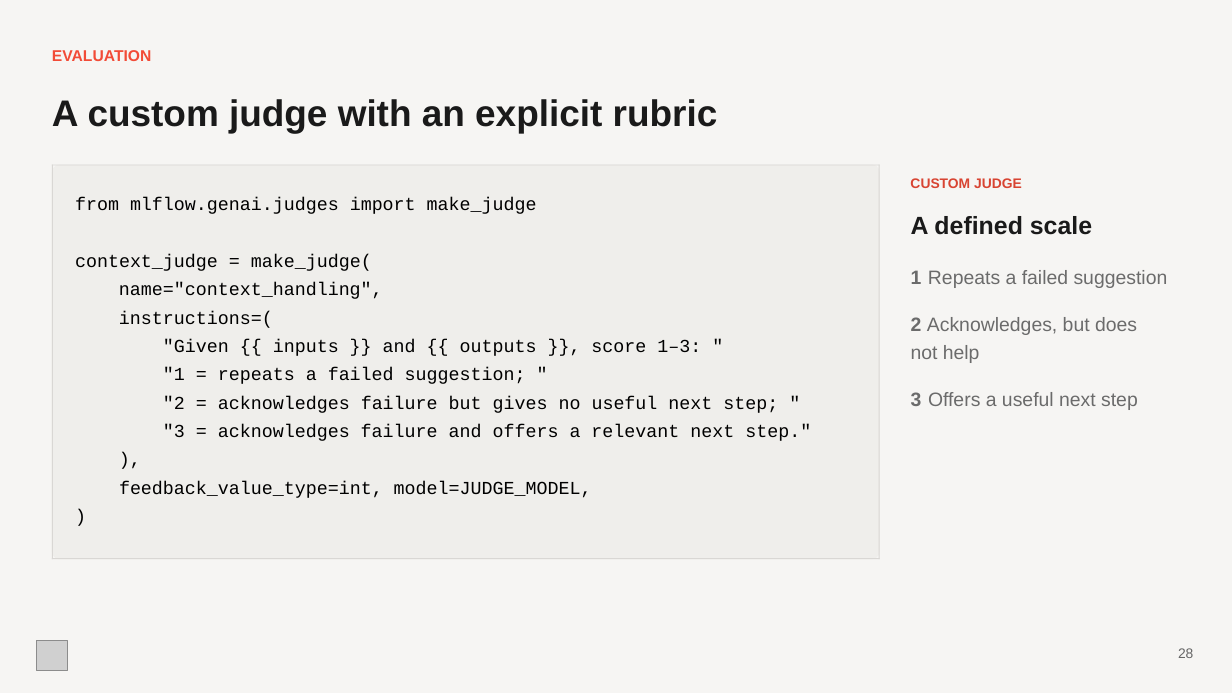
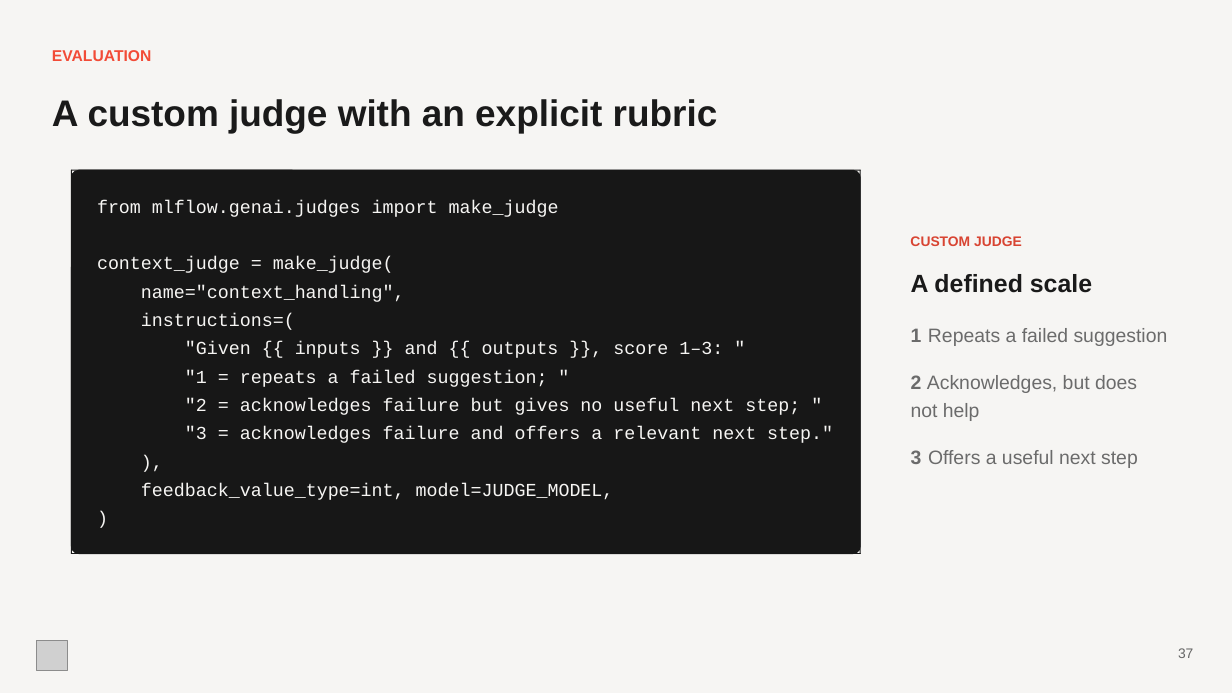
Before and after one commit to evangoh122/course-code-hub, a slide deck: slide 37 of presentations/lecture4.pptx (slide 28 before the commit). Drawn at 1232x693 pixels with LibreOffice and Linux fonts; fonts in the diff are those of the drawing; grey boxes stand for pictures. Boxes give left, top, right and bottom in pixels: in the first picture for what was removed or moved away, otherwise in the second. Text is boxed around its words. In the diff, an @@ line names an element or a change of style, - is before the commit and + after.

```diff
--- a/presentations/lecture4.pptx
+++ b/presentations/lecture4.pptx
@@ rounded rectangle: place and size @@
-rounded rectangle at [52,165,880,559]
+rounded rectangle at [71,170,861,555]
@@ rounded rectangle at [71,170,861,555]: fill #EFEEEB to #171717 @@
@@ fill #D9D7D4 to #171717 in 4 elements at [71,554,861,555], [71,170,861,171], [860,170,860,555], [71,170,72,555] @@
@@ rectangle: place and size @@
-rectangle at [52,165,880,165]
+rectangle at [71,170,861,171]
@@ rectangle: place and size @@
-rectangle at [52,165,53,559]
+rectangle at [71,170,72,555]
@@ rectangle: place and size @@
-rectangle at [879,165,880,559]
+rectangle at [860,170,860,555]
@@ text "CUSTOM JUDGE": place and size @@
-text "CUSTOM JUDGE" at [910,178,1022,188]
+text "CUSTOM JUDGE" at [910,236,1022,246]
@@ 8 texts: place and size @@
-8 texts at [911,216,1168,410]
+8 texts at [911,274,1168,468]
@@ text colour #000000 to #F6F5F3 in 11 elements at [97,256,394,273], [185,341,723,358], [185,398,800,415], [185,426,833,443], [141,483,614,500], [141,313,295,330], [97,200,559,217], [141,285,405,302], [185,370,548,387], [97,506,119,532], [97,450,175,476] @@
@@ 4 texts: place and size @@
-4 texts at [75,198,537,473]
+4 texts at [97,200,559,476]
@@ 7 texts: place and size @@
-7 texts at [75,254,811,531]
+7 texts at [97,256,833,532]
@@ rectangle: place and size @@
-rectangle at [52,558,880,559]
+rectangle at [71,554,861,555]
@@ text at [1178,648,1193,658]: text changed @@
-28
+37
```
Also in this commit, not shown: 23 other slides changed, 13 slides added, 10 slides removed, 7 other files.
